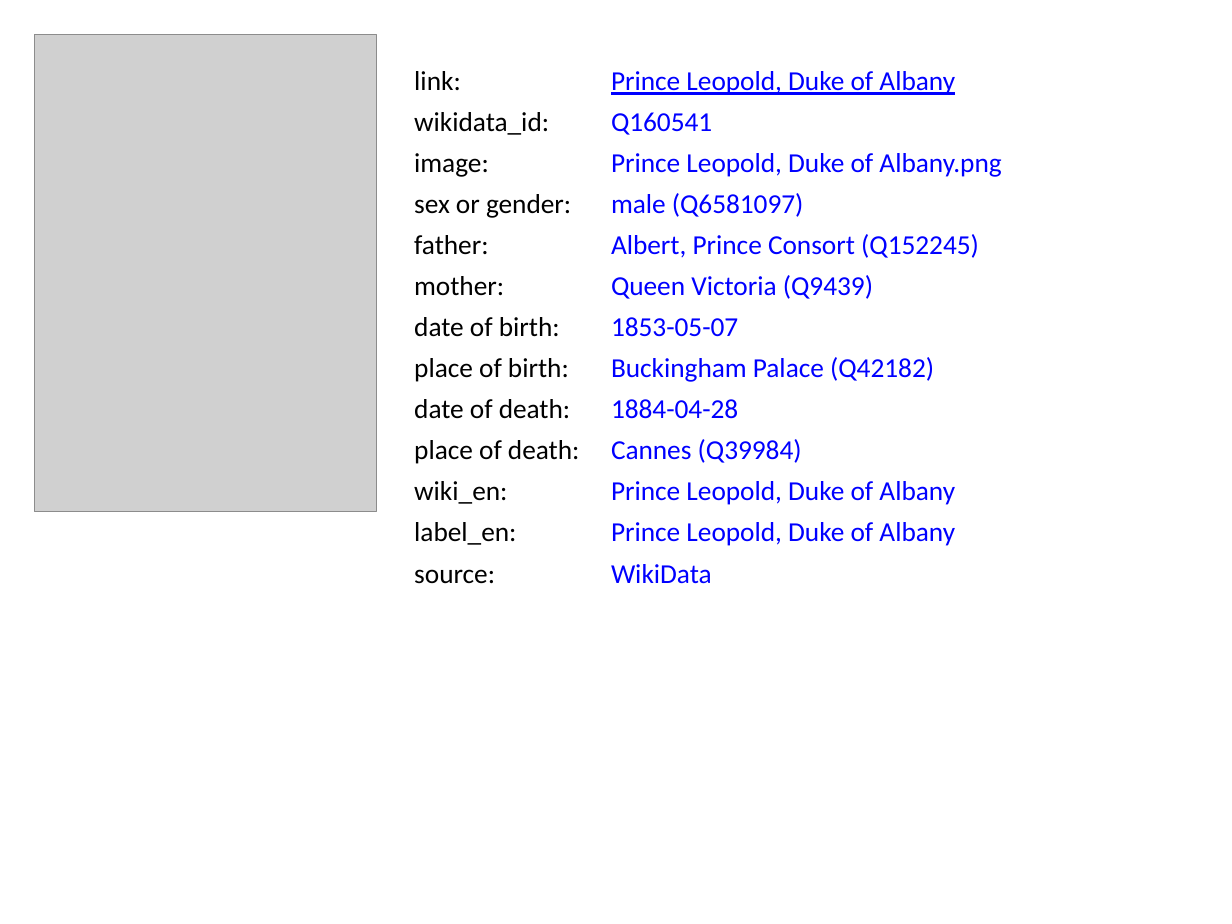
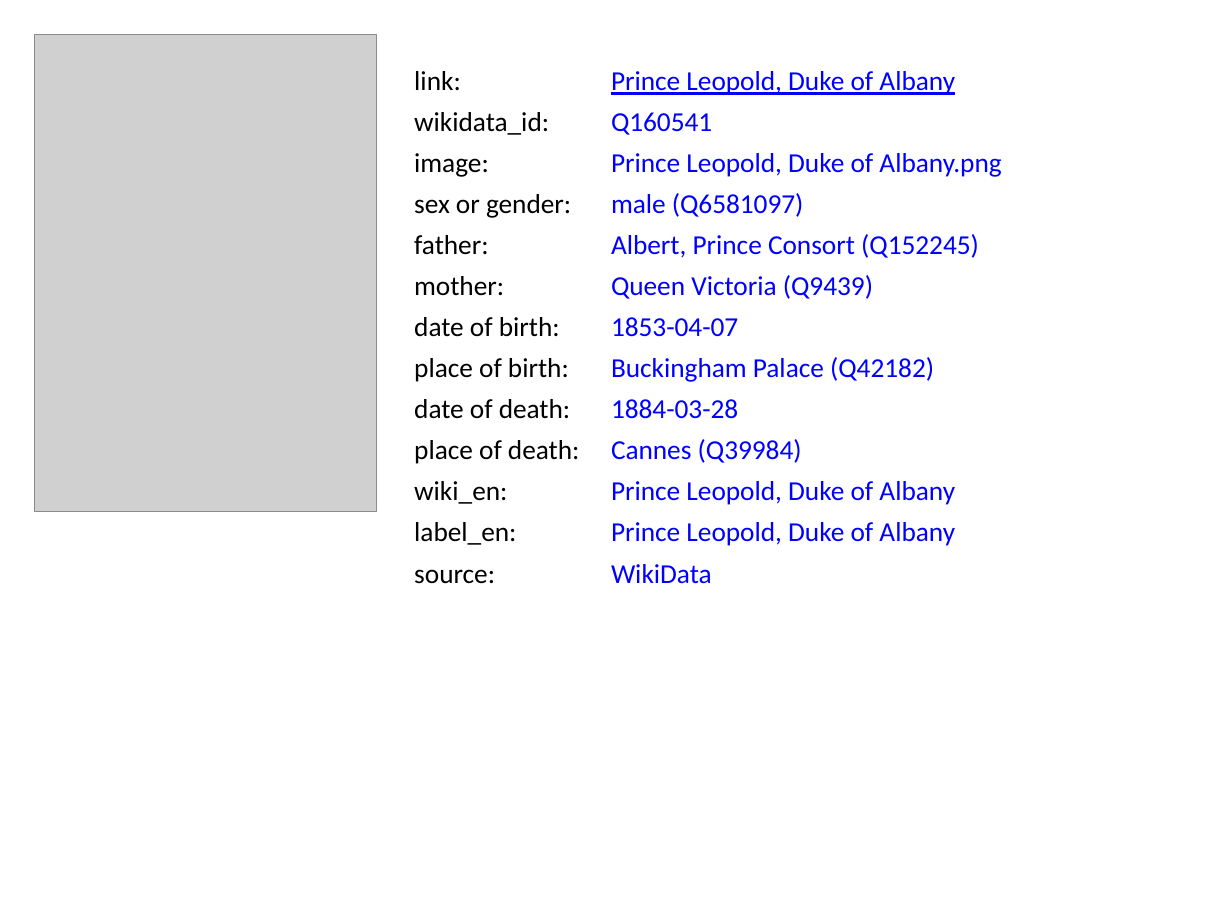
Before and after one commit to BITPlan/com.bitplan.simplegraph, a slide deck: slide 9 of simplegraph-powerpoint/QueenVictoria.pptx. Drawn at 1232x924 pixels with LibreOffice and Linux fonts; fonts in the diff are those of the drawing; grey boxes stand for pictures. Boxes give left, top, right and bottom in pixels: in the first picture for what was removed or moved away, otherwise in the second. Text is boxed around its words. In the diff, an @@ line names an element or a change of style, - is before the commit and + after.

```diff
--- a/simplegraph-powerpoint/QueenVictoria.pptx
+++ b/simplegraph-powerpoint/QueenVictoria.pptx
@@ text at (x1=611, y1=317, x2=738, y2=337): text changed @@
-1853-05-07
+1853-04-07
@@ text at (x1=611, y1=399, x2=738, y2=419): text changed @@
-1884-04-28
+1884-03-28
```
Also in this commit, not shown: 9 other slides changed, 7 other files.
